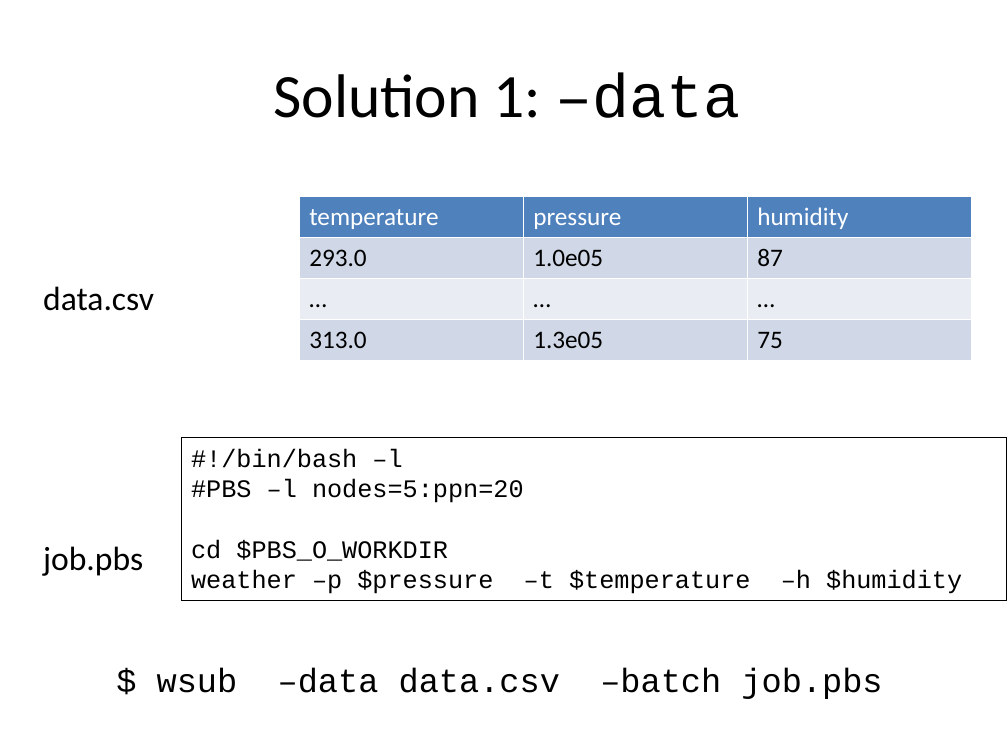
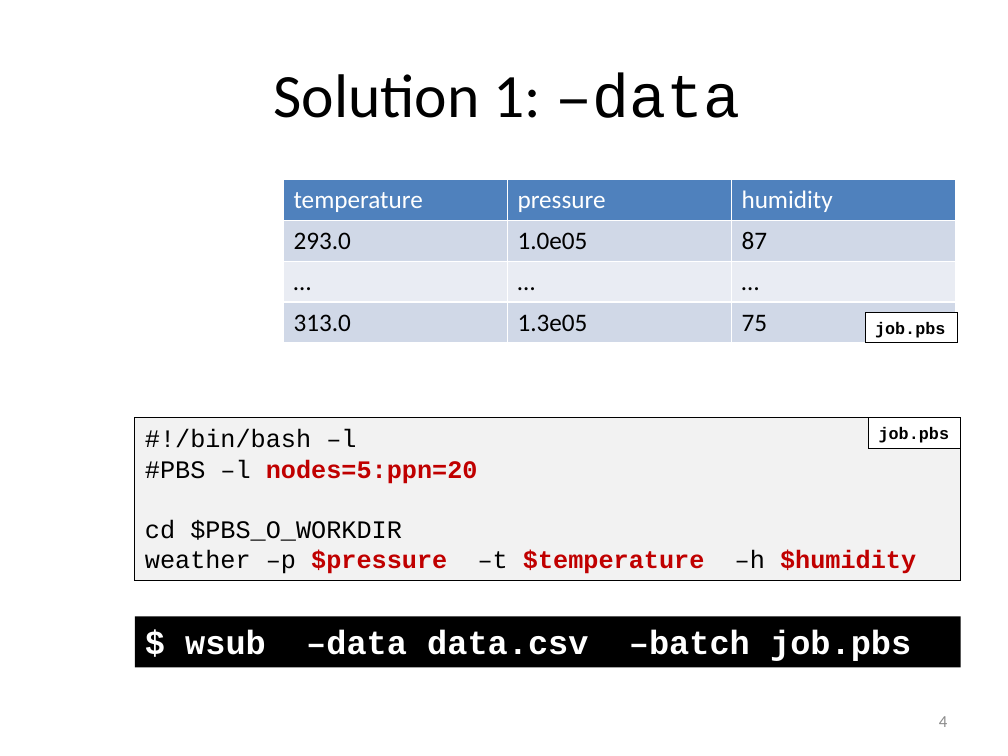
Before and after one commit to gjbex/worker, a slide deck: slide 4 of doc/worker.pptx. Drawn at 1008x756 pixels with LibreOffice and Linux fonts; fonts in the diff are those of the drawing. Boxes give left, top, right and bottom in pixels: in the first picture for what was removed or moved away, otherwise in the second. Text is boxed around its words. In the diff, an @@ line names an element or a change of style, - is before the commit and + after.

```diff
--- a/doc/worker.pptx
+++ b/doc/worker.pptx
@@ table: place and size @@
-table at [299,197,971,360]
+table at [283,179,955,343]
@@ text removed at [43,286,154,311] @@
-data.csv
@@ rectangle added at [865,312,957,343], fill #FFFFFF, outline #000000 0.75 pt, 12 pt, text #000000, bold @@
+job.pbs
@@ rectangle "#!/bin/bash –l": place and size @@
-rectangle "#!/bin/bash –l" at [181,437,1007,601]
+rectangle "#!/bin/bash –l" at [135,417,961,581]
@@ rectangle "#!/bin/bash –l" at [135,417,961,581]: fill none to #F2F2F2 @@
@@ rectangle "job.pbs": place and size @@
-rectangle "job.pbs" at [43,546,143,576]
+rectangle "job.pbs" at [869,417,961,448]
@@ rectangle "job.pbs" at [869,417,961,448]: size 24 to 12 pt, font Calibri to Courier New, bold on; fill none to #FFFFFF; outline none to #000000 0.75 pt @@
@@ text in rectangle at [145,459,916,574]: text colour #000000 to #C00000, bold on in "nodes=5:ppn=20", "$pressure $temperature $humidity" @@
@@ rectangle "$ wsub –data data.csv –batch ...": place and size @@
-rectangle "$ wsub –data data.csv –batch ..." at [157,667,882,699]
+rectangle "$ wsub –data data.csv –batch ..." at [135,616,961,667]
@@ rectangle "$ wsub –data data.csv –batch ..." at [135,616,961,667]: text colour #000000 to #FFFFFF, bold on; fill none to #000000 @@
@@ page number added at [939,716,947,727], 12 pt, text #8C8C8C @@
+4
```
Also in this commit, not shown: 28 other slides changed, 2 slides added, 1 slide removed.
